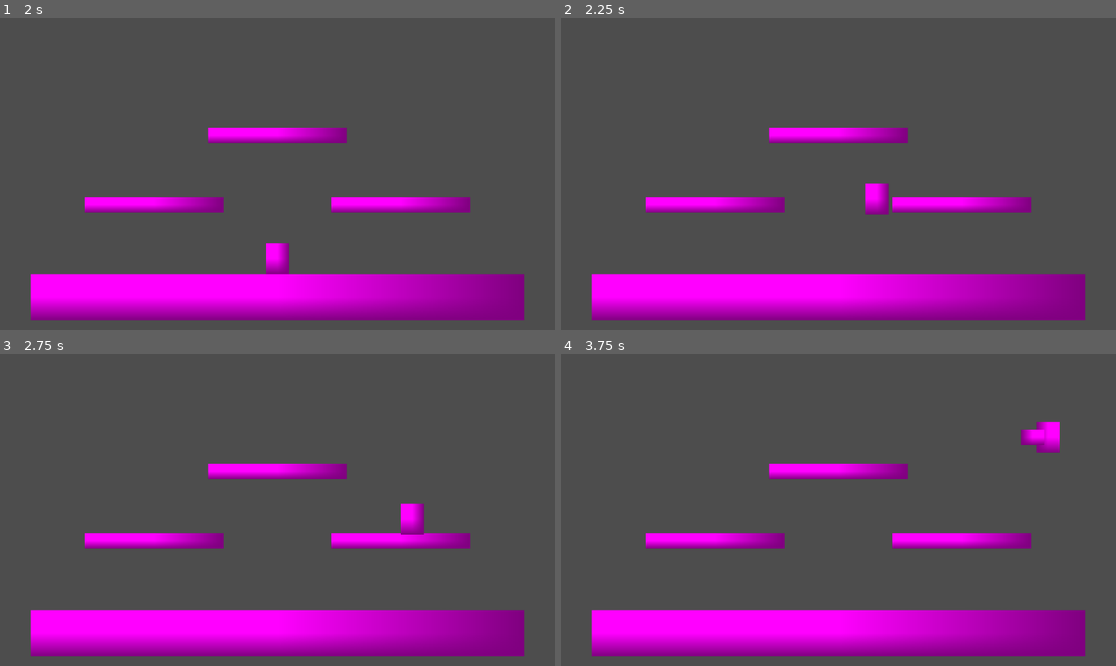
Above: before the commit, frames 1-4 (two rows, left to right).
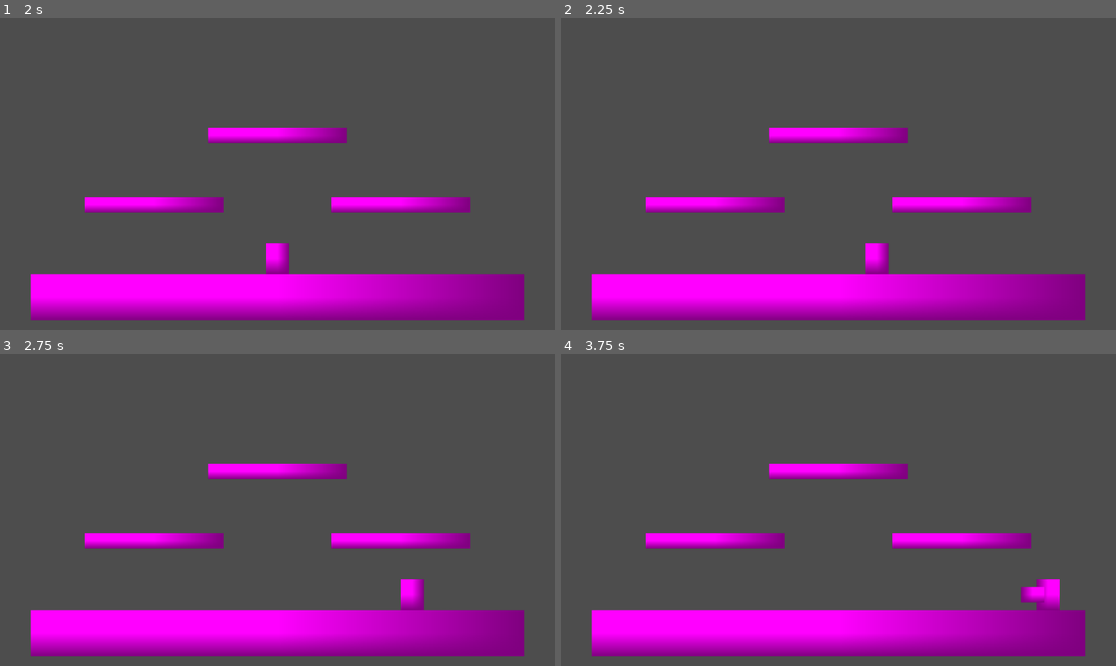
Above: after the commit, the same moments.

Repository: ima-cow/Fighting-game-adv-comp-sci
Game: Godot game, scene res://scenes/level_selector.tscn
Same seed, same stepped clock (60 frames per second), same inputs: the game is played once before the commit and once after it. The engine's default icon, where the game draws it, is replaced by a stand-in: a white triangle on a blue panel in a dark square.
Inputs (mouse positions are in pixels of both pictures, inside the frame that each line leads up to):
- Up to frame 1 (2 s): click (177, 167) at 0.5 s; click (177, 167) at 1.25 s
- Up to frame 2 (2.25 s): tap Enter at 2 s; hold D (move_right) from 2.03 s (still down); hold Space (jump) from 2.03 s (still down)
- Up to frame 3 (2.75 s): keep holding D (move_right); keep holding Space (jump)
- Up to frame 4 (3.75 s): release Space (jump) at 2.78 s; tap H (grab) at 2.85 s; tap Space (jump) at 3.02, 3.05, 3.32 s; release D (move_right) at 3.53 s; hold A (move_left) from 3.53 s (still down); hold Space (jump) from 3.53 s (still down); tap U (jab) at 3.6 s

Frame 1 is identical in both runs. In frame 2, 0.9% of the frame differs, in the area x 54-60%, y 53-83%; in frame 3, 0.8%; in frame 4, 1.1%, in the area x 82-90%, y 21-83%.

Commit message:
added variable jump height

Diff:
--- a/scripts/player.gd
+++ b/scripts/player.gd
@@ -1,6 +1,6 @@
 extends CharacterBody2D
 
-const JUMP_VELOCITY := -800.0
+const JUMP_VELOCITY := -400.0
 @export var speed := 400.0
 @export var health := 100.0
 var can_move := true
@@ -8,13 +8,19 @@
 func _ready() -> void:
 	$"../PlayArea".body_shape_exited.connect(_on_play_area_body_shaped_exited)
 
+var jump_holding_amount := 1.0
 func _physics_process(delta: float) -> void:
 	if not is_on_floor():
 		velocity += get_gravity() * delta
 
 	if can_move:
-		if Input.is_action_just_pressed("jump") and is_on_floor():
-			velocity.y = JUMP_VELOCITY
+		if Input.is_action_pressed("jump"):
+			if jump_holding_amount < 2:
+				jump_holding_amount += 4 * delta
+
+		if Input.is_action_just_released("jump") and is_on_floor():
+			velocity.y = JUMP_VELOCITY * jump_holding_amount
+			jump_holding_amount = 1
 
 		var direction := Input.get_axis("move_left", "move_right")
 		if direction:
